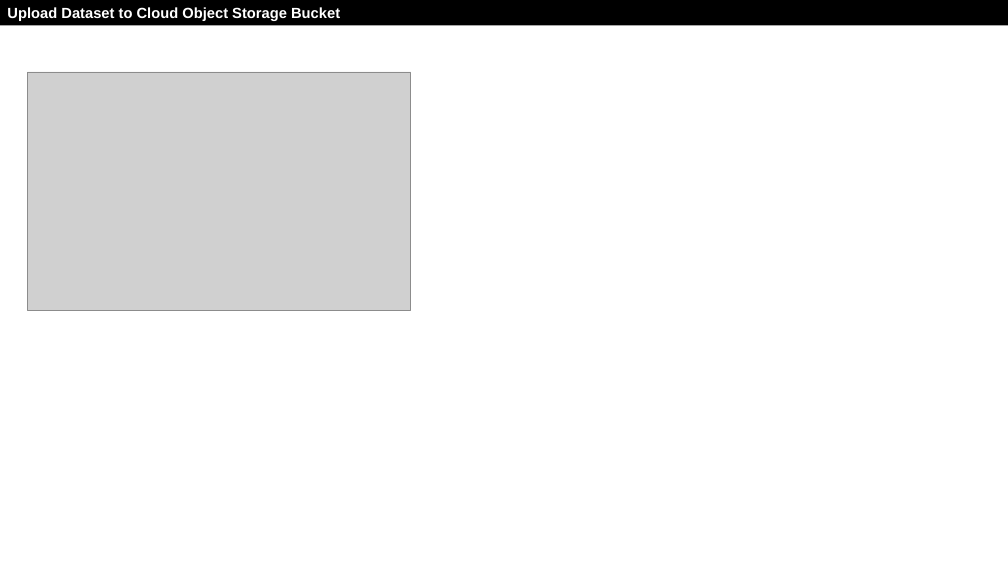
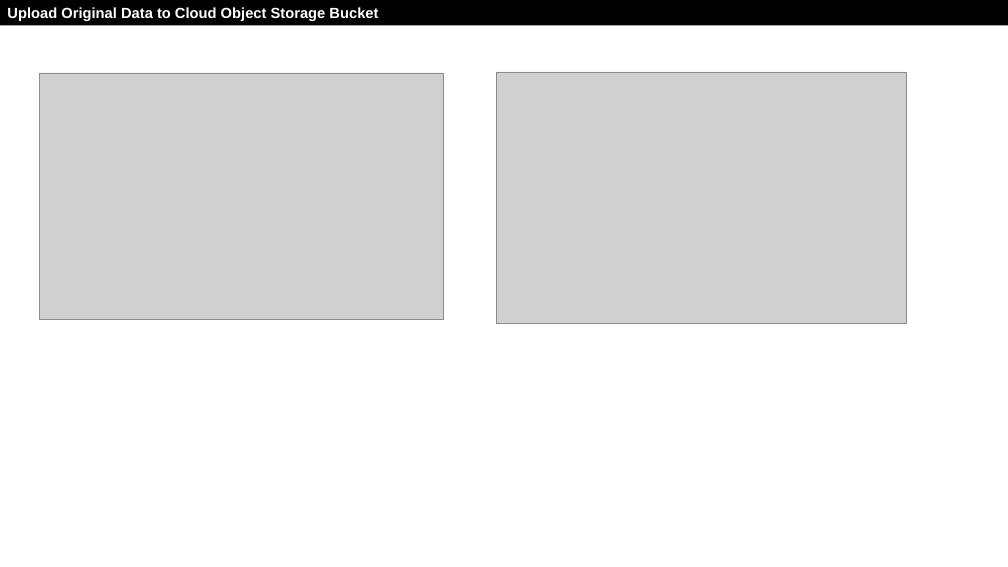
Before and after one commit to drfranknlee/udc-for-image-analytics, a slide deck: slide 2 of scenario1/recording/T101389-Scenario1-v20210921.pptx. Drawn at 1008x567 pixels with LibreOffice and Linux fonts; fonts in the diff are those of the drawing; grey boxes stand for pictures. Boxes give left, top, right and bottom in pixels: in the first picture for what was removed or moved away, otherwise in the second. Text is boxed around its words. In the diff, an @@ line names an element or a change of style, - is before the commit and + after.

```diff
--- a/scenario1/recording/T101389-Scenario1-v20210921.pptx
+++ b/scenario1/recording/T101389-Scenario1-v20210921.pptx
@@ text in rectangle at [7, 7, 378, 21]: text changed @@
-Upload Dataset to Cloud Object Storage Bucket
+Upload Original Data to Cloud Object Storage Bucket
@@ picture: place and size @@
-picture at [28, 72, 411, 310]
+picture at [40, 73, 444, 319]
@@ picture added at [497, 72, 907, 324] @@
```
Also in this commit, not shown: 1 slide removed, 10 other files.
